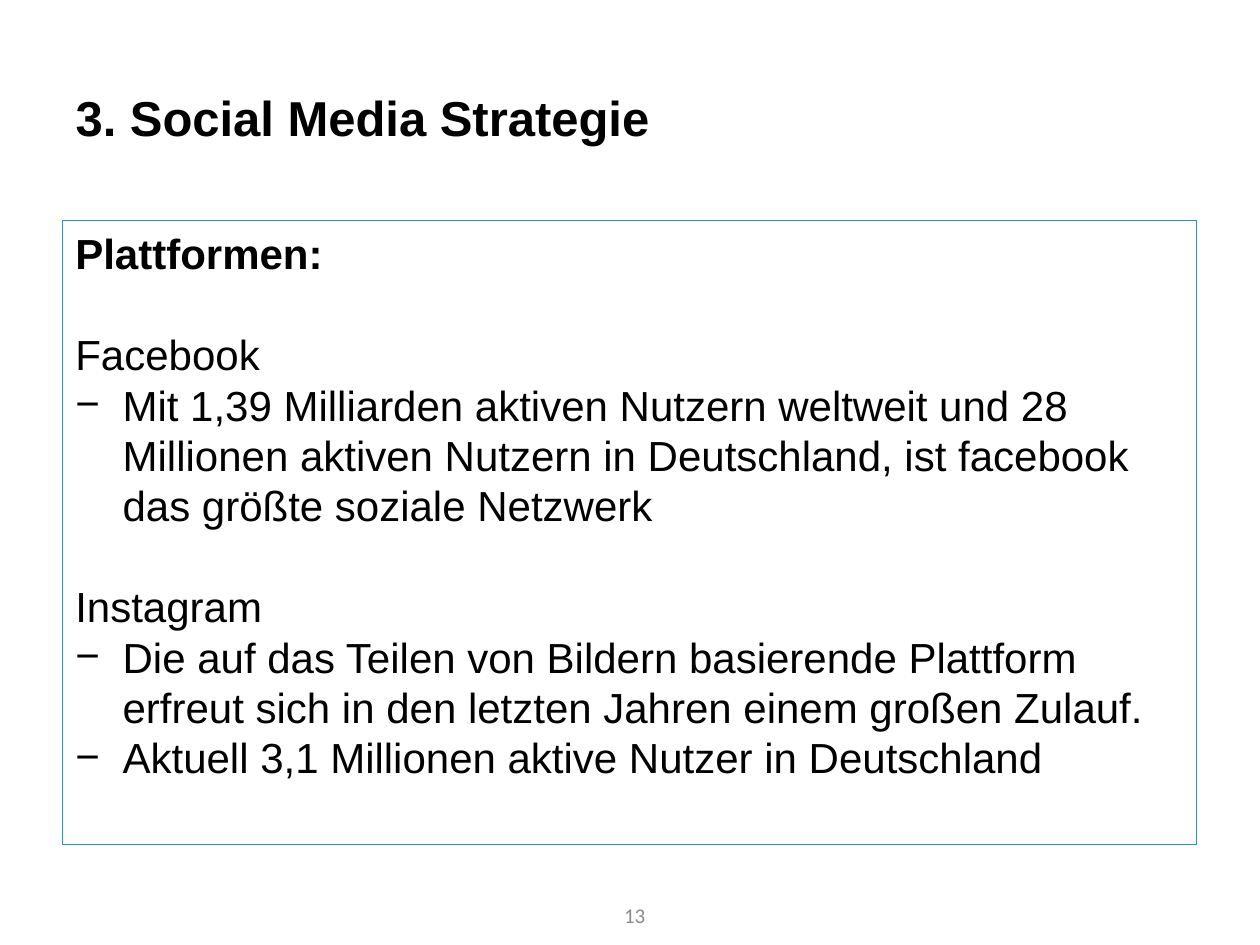
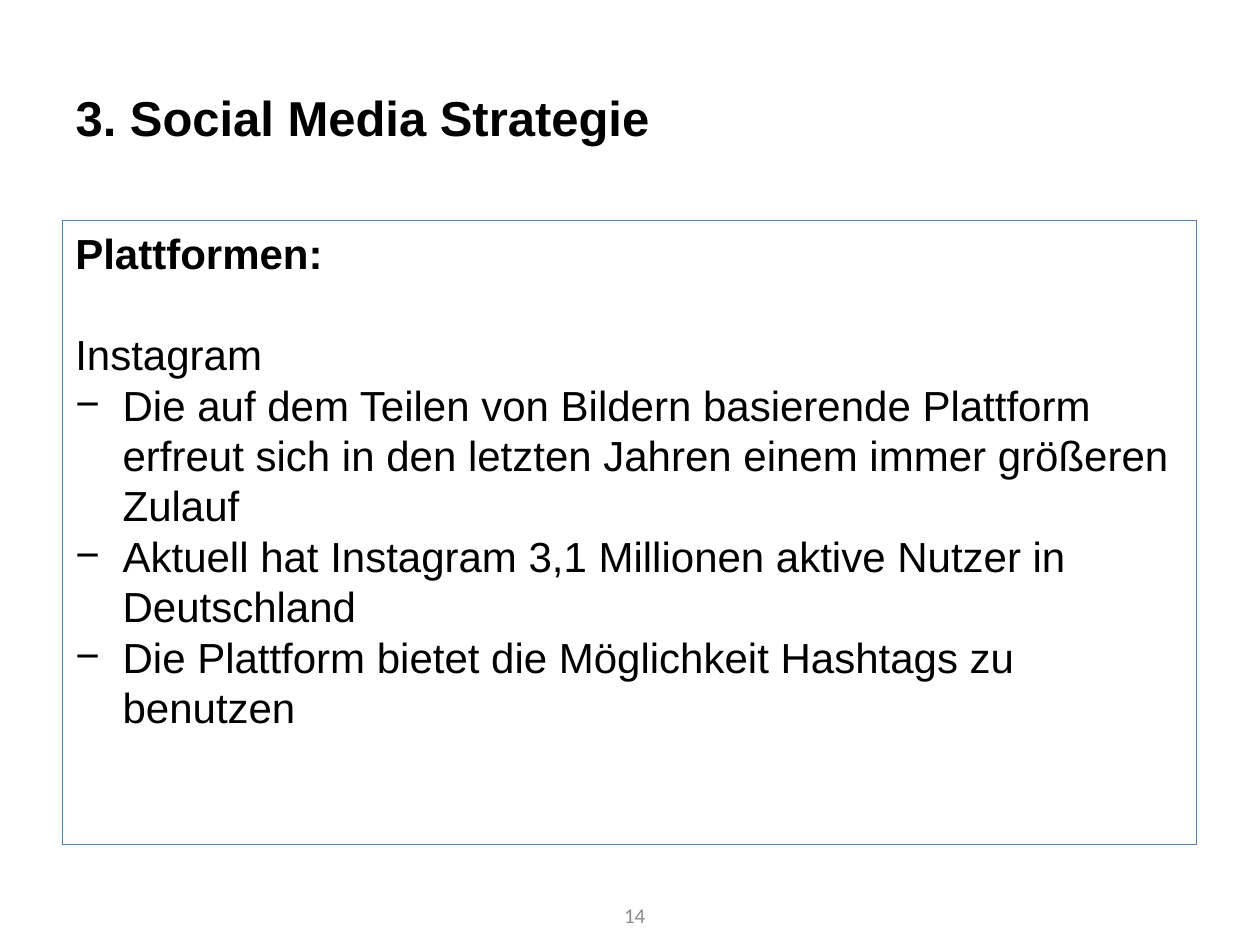
Before and after one commit to Roba1993/Happy-Hour, a slide deck: slide 14 of documents/marketing/Social Media Marketingkonzept/Marketingstrategie - Social Media (5.7).pptx (slide 13 before the commit). Drawn at 1260x945 pixels with LibreOffice and Linux fonts; fonts in the diff are those of the drawing. Boxes give left, top, right and bottom in pixels: in the first picture for what was removed or moved away, otherwise in the second. Text is boxed around its words. In the diff, an @@ line names an element or a change of style, - is before the commit and + after.

```diff
--- a/documents/marketing/Social Media Marketingkonzept/Marketingstrategie - Social Media (5.7).pptx
+++ b/documents/marketing/Social Media Marketingkonzept/Marketingstrategie - Social Media (5.7).pptx
@@ text at (x1=75, y1=339, x2=1128, y2=530): paragraphs removed @@
-Facebook
-− Mit 1,39 Milliarden aktiven Nutzern weltweit und 28 Millionen aktiven Nutzern in Deutschland, ist facebook das größte soziale Netzwerk
@@ text at (x1=123, y1=390, x2=1168, y2=724): text changed @@
-− Die auf das Teilen von Bildern basierende Plattform erfreut sich in den letzten Jahren einem großen Zulauf.
-− Aktuell 3,1 Millionen aktive Nutzer in Deutschland
+− Die auf dem Teilen von Bildern basierende Plattform erfreut sich in den letzten Jahren einem immer größeren Zulauf
+− Aktuell hat Instagram 3,1 Millionen aktive Nutzer in Deutschland
+− Die Plattform bietet die Möglichkeit Hashtags zu benutzen
@@ page number at (x1=624, y1=909, x2=645, y2=923): text changed @@
-13
+14
```
Also in this commit, not shown: 6 other slides changed, 3 slides added.
